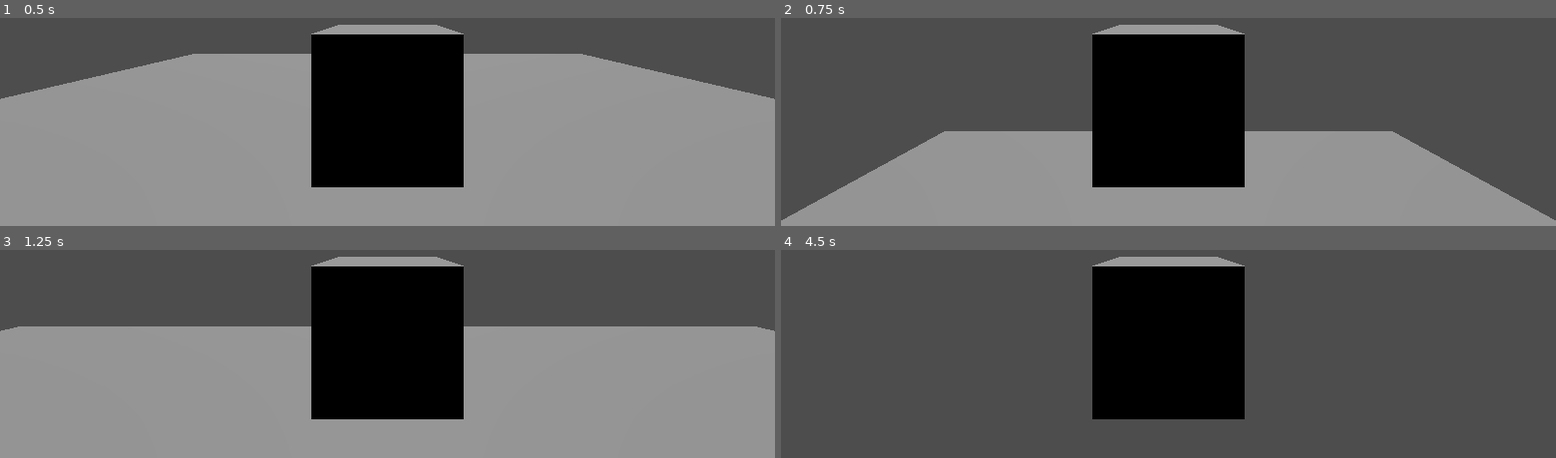
Above: before the commit, frames 1-4 (two rows, left to right).
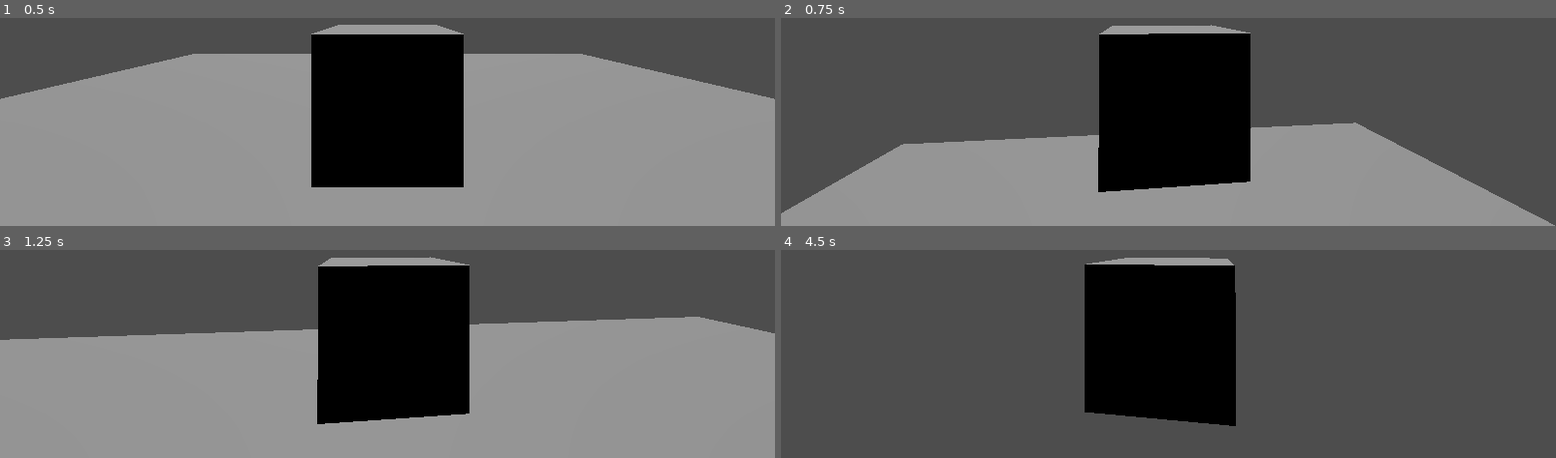
Above: after the commit, the same moments.

Repository: RavenRandomz/cube-extentialis-bossfight
Game: Godot game, scene res://testworld.tscn
Two runs of this game, one before a commit and one after it. Both use one fixed random seed, a clock stepped at 60 frames per second and the inputs below.
Inputs (mouse positions are in pixels of both pictures, inside the frame that each line leads up to):
- Up to frame 1 (0.5 s): no input
- Up to frame 2 (0.75 s): tap Enter (ui_accept) at 0.5 s; move the mouse to (outside the picture) at 0.52 s; hold Up (ui_up) from 0.53 s (still down); hold Shift from 0.53 s (still down); click (outside the picture) at 0.67 s
- Up to frame 3 (1.25 s): keep holding Up (ui_up); keep holding Shift; tap Enter (ui_accept) at 0.77 s
- Up to frame 4 (4.5 s): keep holding Up (ui_up); move the mouse to (outside the picture) at 1.27 s; release Shift at 1.28 s; tap Alt at 1.35, 3.6 s; tap Enter (ui_accept) at 1.52, 2, 2.75, 3.02, 3.5, 3.77, 4.25 s; move the mouse to (outside the picture) at 2.02 s; tap Ctrl at 2.1, 4.35 s; move the mouse to (outside the picture) at 2.77 s; tap Shift at 2.85 s; click (outside the picture) at 2.92 s; move the mouse to (outside the picture) at 3.52 s; move the mouse to (outside the picture) at 4.27 s

Frame 1 is identical in both runs. In frame 2, 4.3% of the frame differs, in the area x 0-100%, y 3-100%; in frame 3, 4.1%; in frame 4, 2.1%.
Error before the commit: Cannot call method 'rotate_object_local' on a null value. (res://scripts/camera_orbit_center.gd:27)

Commit message:
Add vertical pivot default on orbital camera to prevent crash
Oops.

Diff:
--- a/character/orbital_camera.tscn
+++ b/character/orbital_camera.tscn
@@ -2,9 +2,10 @@
 
 [ext_resource type="Script" path="res://scripts/camera_orbit_center.gd" id="1_2m7ok"]
 
-[node name="OrbitalCamera" type="Node3D"]
+[node name="OrbitalCamera" type="Node3D" node_paths=PackedStringArray("vertical_pivot")]
 transform = Transform3D(1, 0, 0, 0, 1, 0, 0, 0, 1, 0, 0.66576, 0)
 script = ExtResource("1_2m7ok")
+vertical_pivot = NodePath("VerticalPivot")
 
 [node name="VerticalPivot" type="Node3D" parent="."]
 
